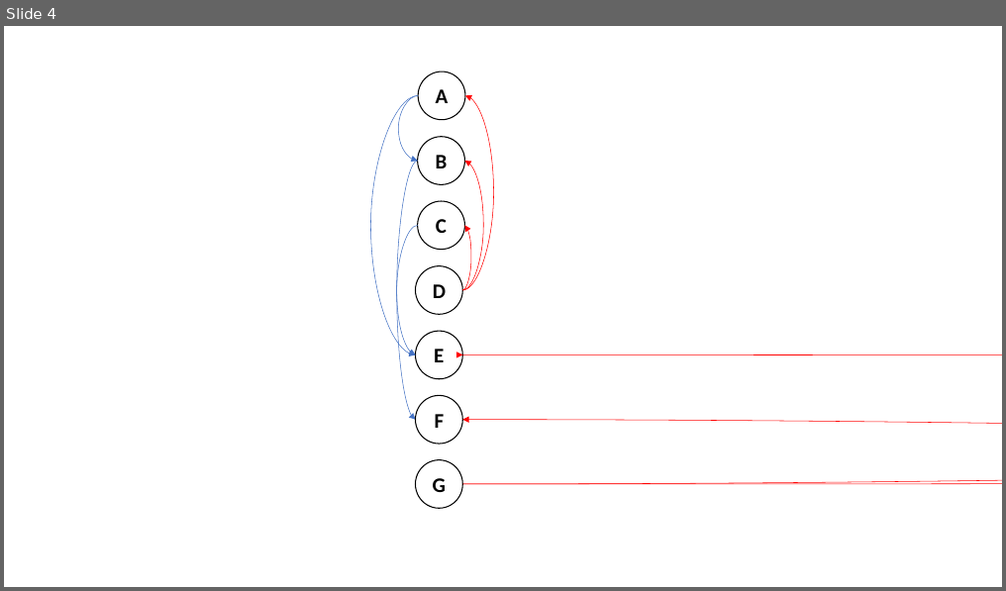
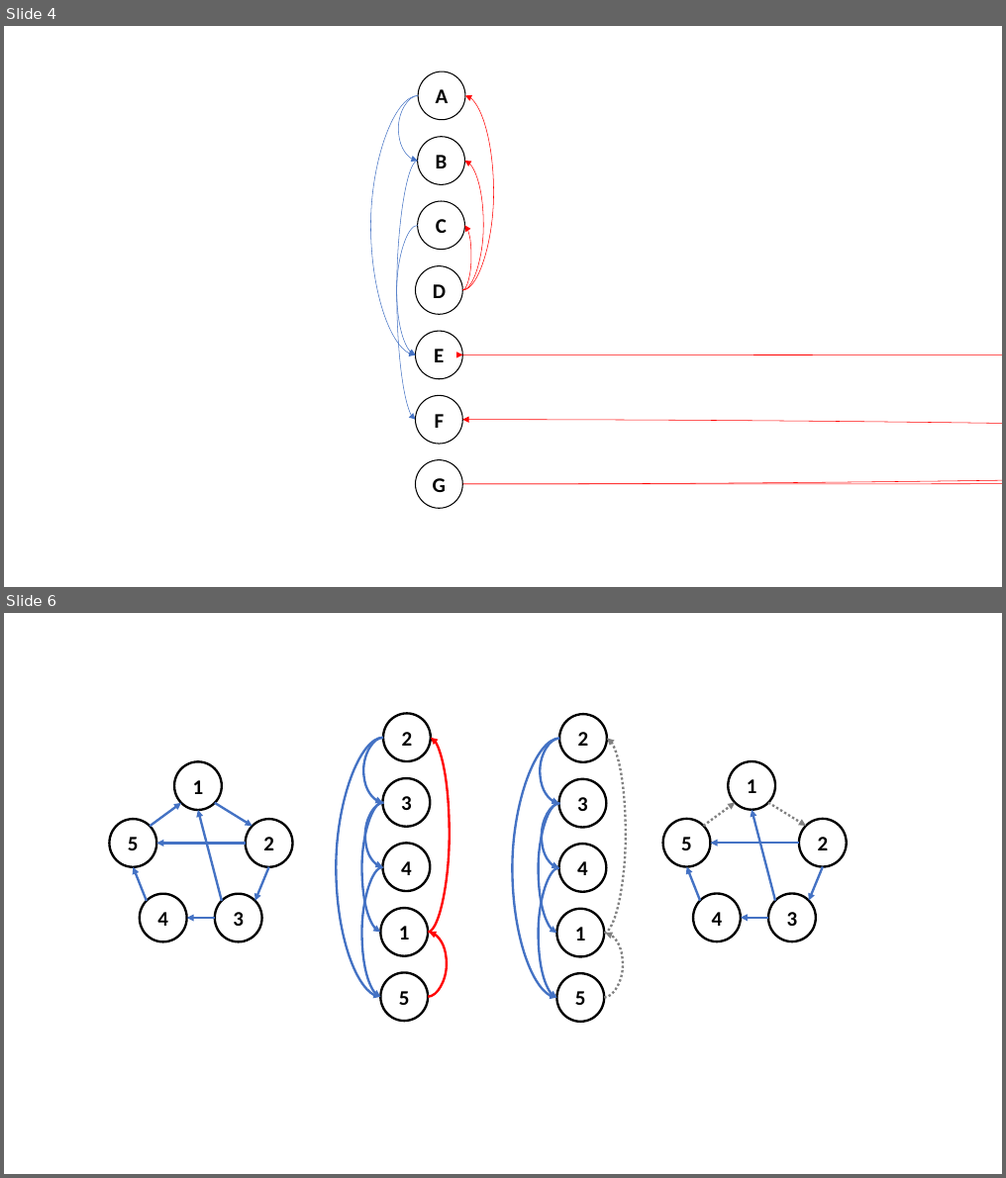
Before and after one commit to zeqianli/ExtremalOptimization, a slide deck: figures.pptx. Shown one above the other, each under a label of ours: slide 4 before the commit, slides 4 and 6 after it; the slides between them are not shown. The pictures are 1006x591 and 1006x1178 pixels, drawn with LibreOffice and Linux fonts; fonts in the diff are those of the drawing. Boxes give left, top, right and bottom in pixels: in the first picture for what was removed or moved away, otherwise in the second. Text is boxed around its words. In the diff, an @@ line names an element or a change of style, - is before the commit and + after.

```diff
--- a/figures.pptx
+++ b/figures.pptx
@@ slide 6 added at [4,613,1002,1174], background #FFFFFF @@
@@ group added at [337,713,450,1021]: 7 curved arrows, 5 ellipses @@
+1
+2
+5
+4
+3
@@ group added at [663,761,846,942]: 7 arrows, 5 ellipses @@
+1
+2
+5
+4
+3
@@ group added at [110,761,292,942]: 7 arrows, 5 ellipses @@
+1
+2
+5
+4
+3
@@ group added at [512,714,626,1022]: 7 curved arrows, 5 ellipses @@
+1
+2
+5
+4
+3
```
Also in this commit, not shown: 1 slide changed, 2 other slides added, 1 slide removed, 11 other files.
